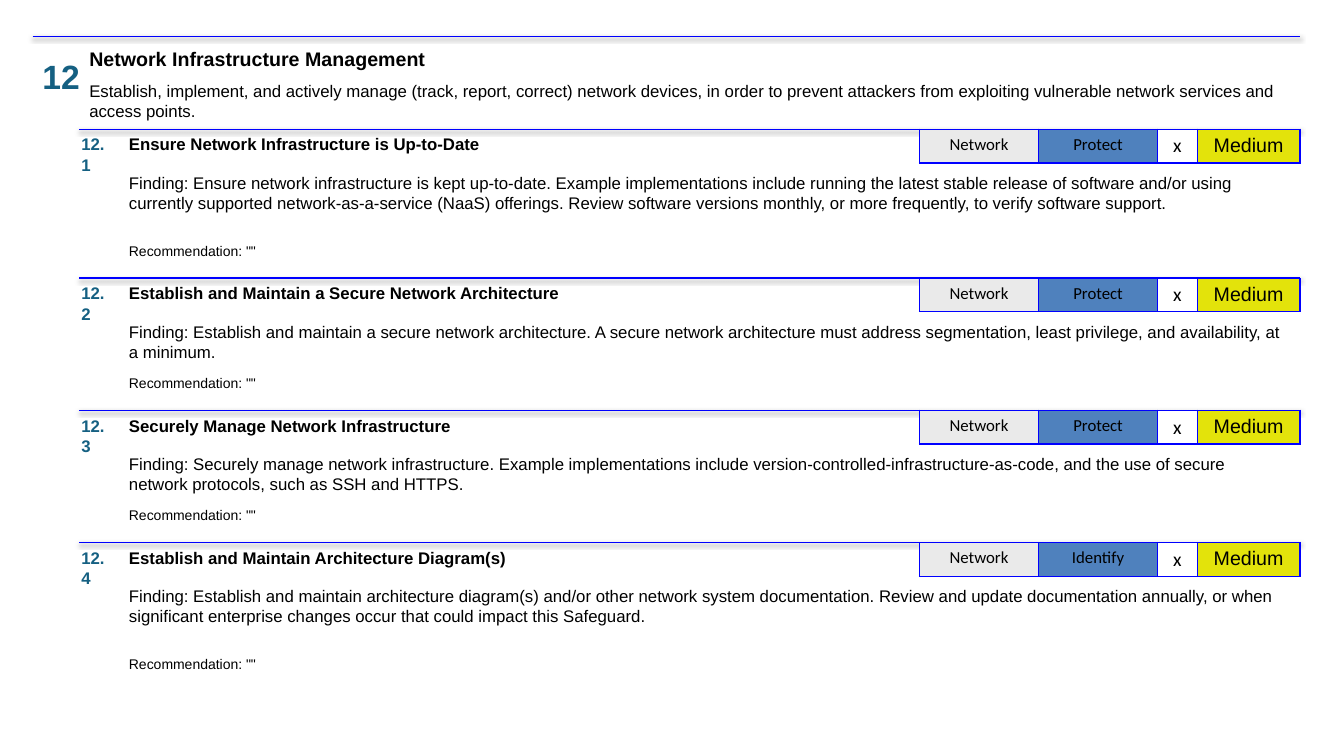
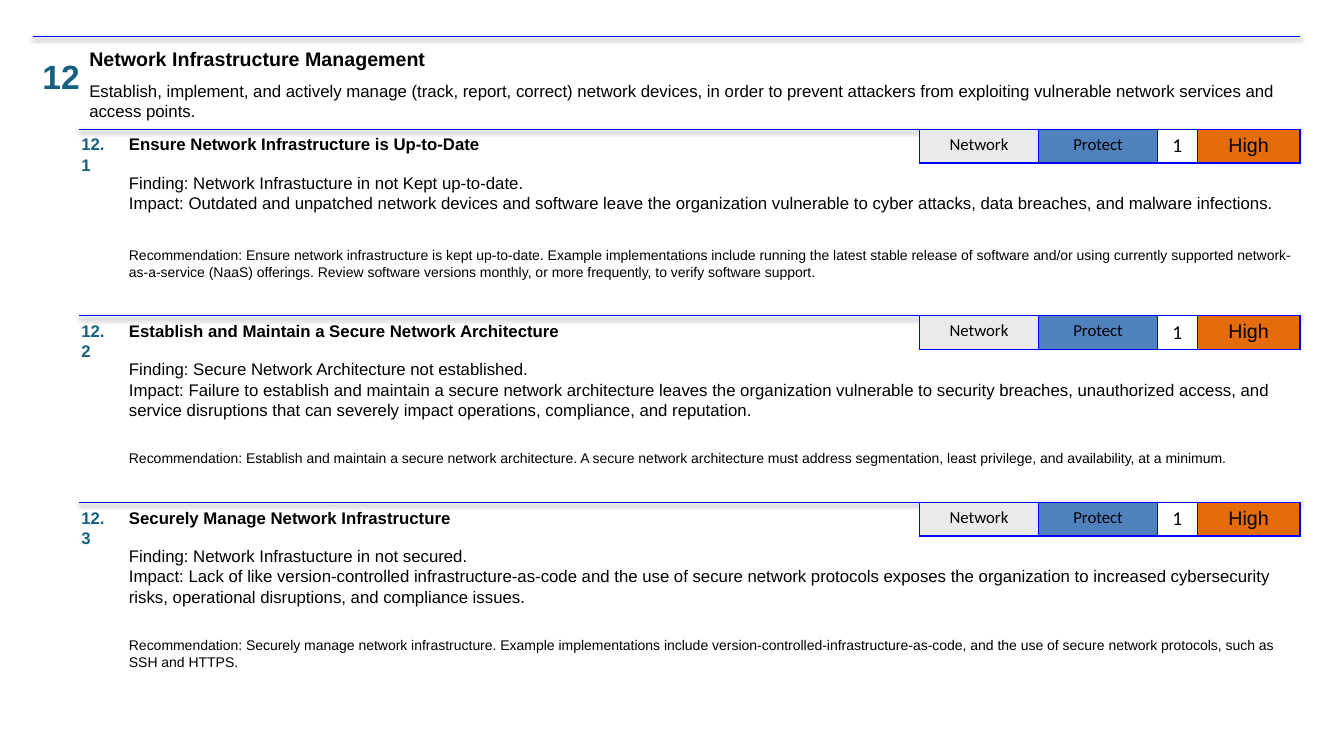
Before and after one commit to lablanco/PowerPointAutomation, a slide deck: slide 29 of ppts/0001_SUMMARY.pptx (slide 27 before the commit). Drawn at 1344x756 pixels with LibreOffice and Linux fonts; fonts in the diff are those of the drawing. Boxes give left, top, right and bottom in pixels: in the first picture for what was removed or moved away, otherwise in the second. Text is boxed around its words. In the diff, an @@ line names an element or a change of style, - is before the commit and + after.

```diff
--- a/ppts/0001_SUMMARY.pptx
+++ b/ppts/0001_SUMMARY.pptx
@@ table at bbox=[920, 129, 1300, 160] @@
-row 1, column 3: x
+row 1, column 3: 1
-row 1, column 4: Medium
+row 1, column 4: High
@@ fill #E3E30B to #E46C0A in row 1, column 4 @@
@@ text added at bbox=[129, 177, 523, 193], 12 pt, text #000000 @@
+Finding: Network Infrastucture in not Kept up-to-date.
@@ text at bbox=[129, 197, 1272, 213]: text changed; size 10 to 12 pt @@
-Recommendation: ""
+Impact: Outdated and unpatched network devices and software leave the organization vulnerable to cyber attacks, data breaches, and malware infections.
@@ text at bbox=[129, 250, 1291, 280]: text changed; size 12 to 10 pt @@
-Finding: Ensure network infrastructure is kept up-to-date. Example implementations include running the latest stable release of software and/or using currently supported network-as-a-service (NaaS) offerings. Review software versions monthly, or more frequently, to verify software support.
+Recommendation: Ensure network infrastructure is kept up-to-date. Example implementations include running the latest stable release of software and/or using currently supported network-as-a-service (NaaS) offerings. Review software versions monthly, or more frequently, to verify software support.
@@ 2 texts, 1 line, 1 table: place and size @@
-2 texts, 1 line, 1 table at bbox=[80, 278, 1301, 320]
+2 texts, 1 line, 1 table at bbox=[80, 316, 1301, 357]
@@ table at bbox=[920, 316, 1300, 347] @@
-row 1, column 3: x
+row 1, column 3: 1
-row 1, column 4: Medium
+row 1, column 4: High
@@ fill #E3E30B to #E46C0A in row 1, column 4 @@
@@ text at bbox=[129, 363, 527, 379]: text changed; size 10 to 12 pt @@
-Recommendation: ""
+Finding: Secure Network Architecture not established.
@@ text added at bbox=[129, 384, 1269, 420], 12 pt, text #000000 @@
+Impact: Failure to establish and maintain a secure network architecture leaves the organization vulnerable to security breaches, unauthorized access, and service disruptions that can severely impact operations, compliance, and reputation.
@@ line removed from (80, 410) to (1301, 410) @@
@@ text at bbox=[129, 453, 1226, 466]: text changed; size 12 to 10 pt @@
-Finding: Establish and maintain a secure network architecture. A secure network architecture must address segmentation, least privilege, and availability, at a minimum.
+Recommendation: Establish and maintain a secure network architecture. A secure network architecture must address segmentation, least privilege, and availability, at a minimum.
@@ line moved from (80, 542) - (1301, 542) to (80, 502) - (1301, 502) @@
@@ 2 texts, 1 table: place and size @@
-2 texts, 1 table at bbox=[81, 410, 1300, 452]
+2 texts, 1 table at bbox=[81, 502, 1300, 544]
@@ table at bbox=[920, 502, 1300, 533] @@
-row 1, column 3: x
+row 1, column 3: 1
-row 1, column 4: Medium
+row 1, column 4: High
@@ fill #E3E30B to #E46C0A in row 1, column 4 @@
@@ text removed at bbox=[129, 510, 242, 520] @@
-Recommendation: ""
@@ text removed at bbox=[81, 552, 104, 584] @@
-12.4
@@ text removed at bbox=[129, 552, 506, 568] @@
-Establish and Maintain Architecture Diagram(s)
@@ text added at bbox=[129, 550, 467, 566], 12 pt, text #000000 @@
+Finding: Network Infrastucture in not secured.
@@ table removed at bbox=[920, 542, 1300, 574], 1 rows, 4 columns @@
-Network | Identify | x | Medium
@@ text removed at bbox=[129, 590, 1272, 626] @@
-Finding: Establish and maintain architecture diagram(s) and/or other network system documentation. Review and update documentation annually, or when significant enterprise changes occur that could impact this Safeguard.
@@ text added at bbox=[129, 570, 1270, 607], 12 pt, text #000000 @@
+Impact: Lack of like version-controlled infrastructure-as-code and the use of secure network protocols exposes the organization to increased cybersecurity risks, operational disruptions, and compliance issues.
@@ text at bbox=[129, 640, 1274, 667]: text changed; size 12 to 10 pt @@
-Finding: Securely manage network infrastructure. Example implementations include version-controlled-infrastructure-as-code, and the use of secure network protocols, such as SSH and HTTPS.
+Recommendation: Securely manage network infrastructure. Example implementations include version-controlled-infrastructure-as-code, and the use of secure network protocols, such as SSH and HTTPS.
@@ text removed at bbox=[129, 659, 242, 669] @@
-Recommendation: ""
```
Also in this commit, not shown: 38 other slides changed, 10 slides added, 4 slides removed, 4 other files.
